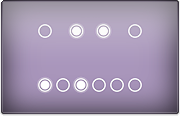
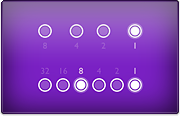
The second 180 × 116 image is a revision of the first. Changes to its layers:
renamed "Calque 0" to "Calque 6", painted on it over (x1=1, y1=0, x2=179, y2=114)
